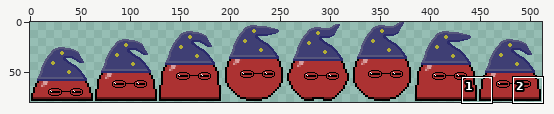
Sprite sheet -- Art/Enemy/enemy_jump_mage.png. The picture above shows the old version from afar; the outline marks the close-up.
Close-up. Before the edit:
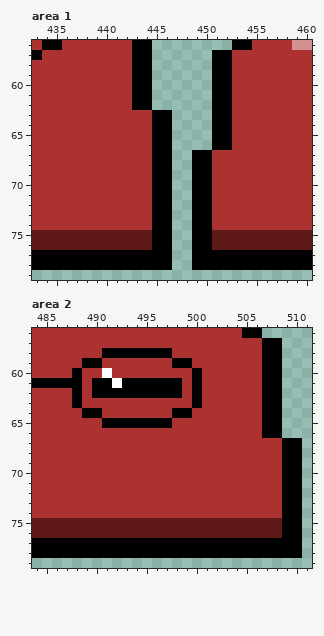
The file is 512x80 pixels. Colours within 5 levels of each other are drawn and written as one. Shown: area 1: x 433..460, y 56..79; area 2: x 484..511, y 56..79. The commit also changed other parts of the picture, which this record leaves out.
The same view after the edit:
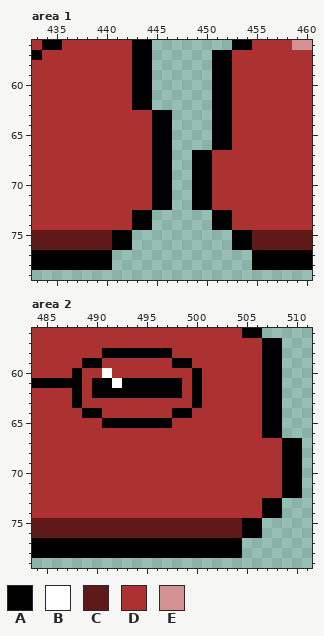
Palette (. is transparent): A #000000  B #ffffff  C #601919  D #ac3232  E #d39191
Change:
Area 1:
y 73..74: x 443..446 DDAA -> AA..; x 449..452 AADD -> ..AA
y 75..76: x 441..446 CCCCAA -> AA....; x 449..454 AACCCC -> ....AA
y 77..78: x 441..446 AAAAAA -> ......; x 449..454 AAAAAA -> ......
Area 2:
y 73..74: x 507..510 DDAA -> AA..
y 75..76: x 505..510 CCCCAA -> AA....
y 77..78: x 505..510 AAAAAA -> ......
Changed places in both close-ups, as pixel boxes (x1, y1, x2, y2):
changed: (112, 210, 252, 270)
changed: (242, 498, 302, 558)
